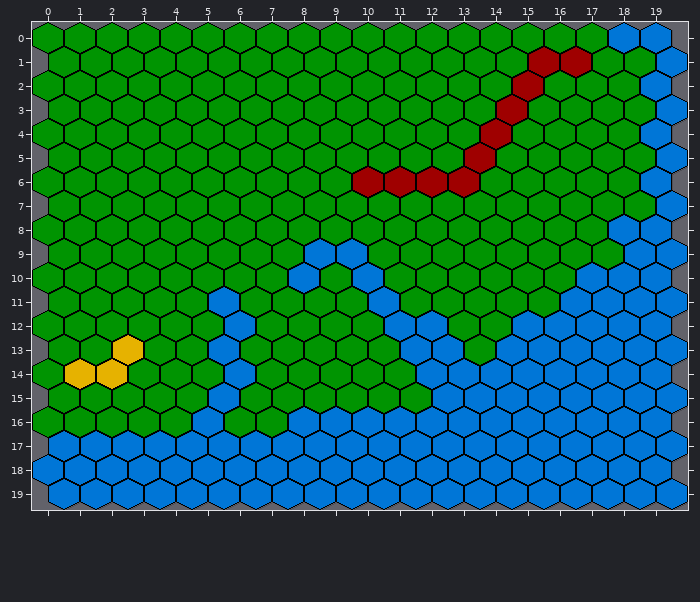
An edit to a level. Tiled map, core/assets/World/g3_2.tmx. The picture above is the old version.
Cells are 32x32 px. Hexagonal. Every second row is shifted by half a cell. Shown: x 0..19, y 0..19.
After:
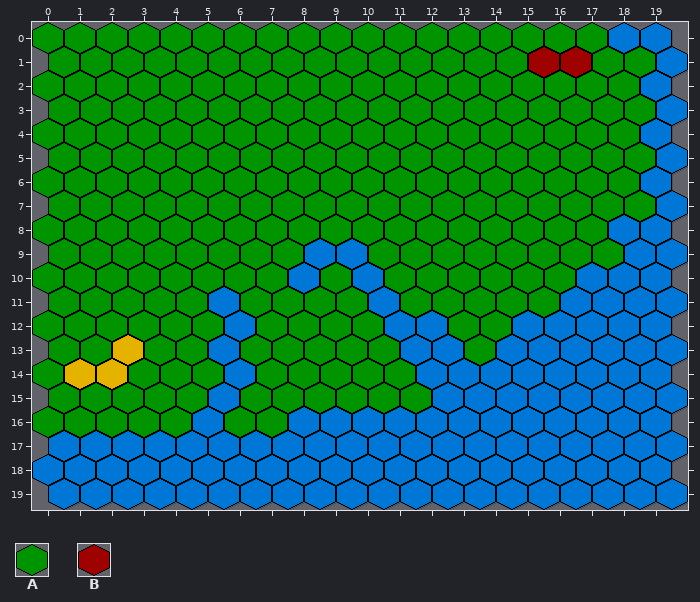
Key: from "spritesheet": A 0, B 3.
_ is an empty cell.
Edits made:
Layer "map":
Tile B gives way to tile A in row 2 at x 15; in rows 3 to 4 at x 14; in row 5 at x 13; in row 6 at x 10 to 13.
Changed places in both pictures, as pixel boxes (x1, y1, x2, y2):
changed: (353, 71, 543, 197)
